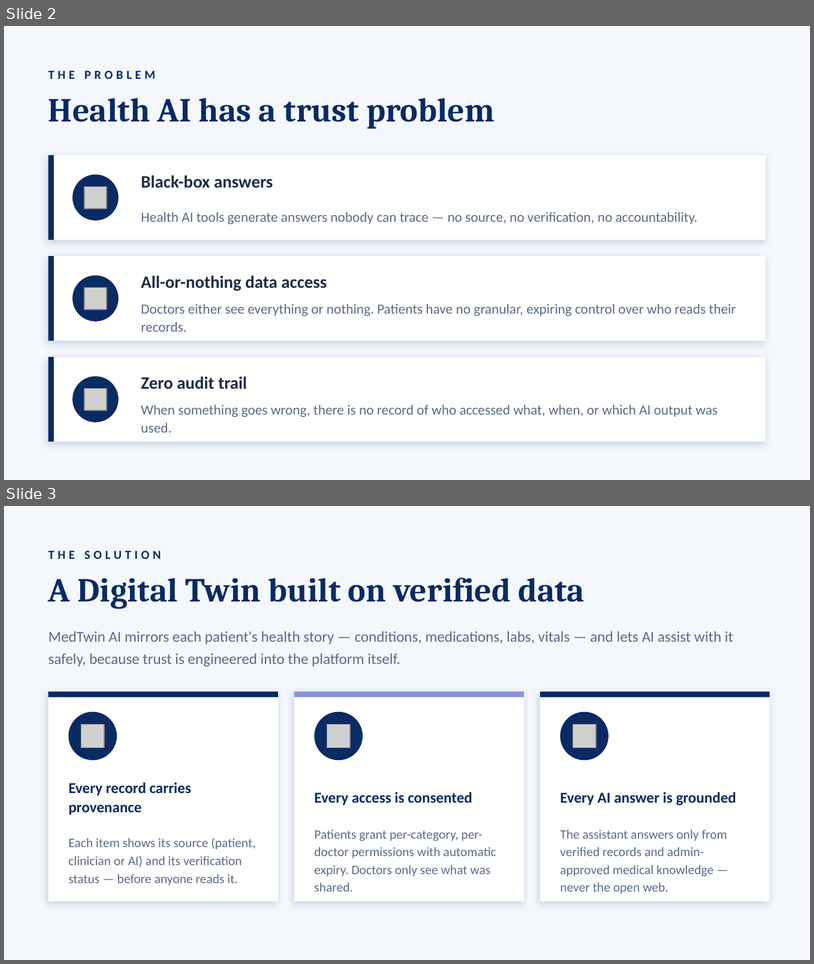
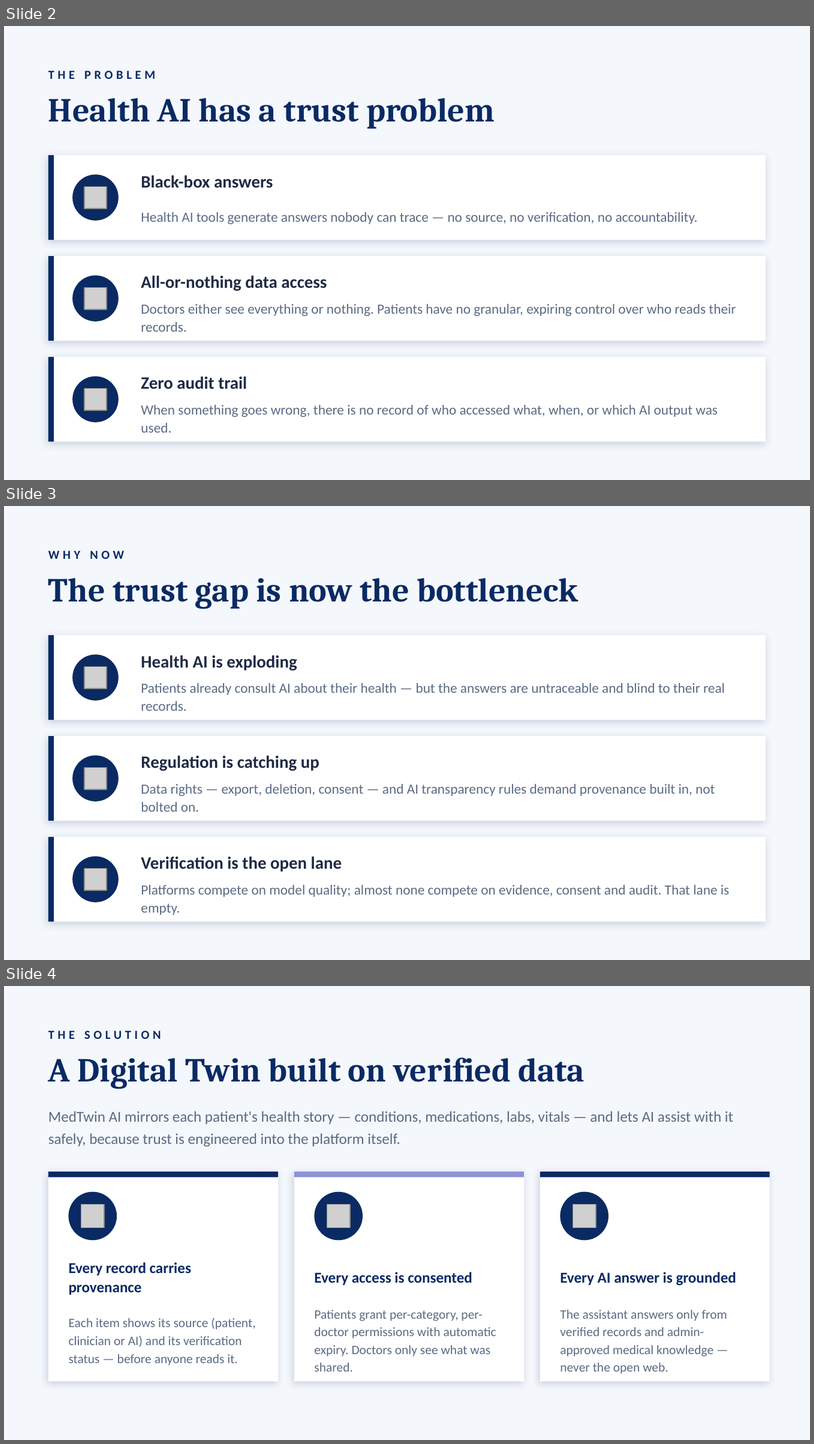
Before and after one commit to simul49/MedTwin-AI, a slide deck: MedTwin-AI-Presentation.pptx. Shown one above the other, each under a label of ours: slides 2 and 3 before the commit, slides 2, 3 and 4 after it. The pictures are 814x964 and 814x1444 pixels, drawn with LibreOffice and Linux fonts; fonts in the diff are those of the drawing; grey boxes stand for pictures. Boxes give left, top, right and bottom in pixels: in the first picture for what was removed or moved away, otherwise in the second. Text is boxed around its words. In the diff, an @@ line names an element or a change of style, - is before the commit and + after.

Commit message:
docs: add prototype slides with live product screenshots (video consult, payments, chat, AI)

```diff
--- a/MedTwin-AI-Presentation.pptx
+++ b/MedTwin-AI-Presentation.pptx
@@ slide 3 added at (4,506,810,960), background #F4F7FC @@
@@ text added at (48,550,124,559), 11 pt, text #0A2A63, bold @@
+WHY NOW
@@ text added at (48,578,578,609), 30 pt, text #0A2A63, bold @@
+The trust gap is now the bottleneck
@@ rectangle added at (48,635,766,720), fill #FFFFFF @@
@@ rectangle added at (48,635,54,720), fill #0A2A63 @@
@@ ellipse added at (72,654,119,700), fill #0A2A63 @@
@@ picture added at (84,666,107,688) @@
@@ text added at (141,655,297,670), 15.5 pt, text #1F2A44, bold @@
+Health AI is exploding
@@ text added at (141,683,725,711), 12.5 pt, text #5B6B85 @@
+Patients already consult AI about their health — but the answers are untraceable and blind to their real records.
@@ rectangle added at (48,736,766,820), fill #FFFFFF @@
@@ rectangle added at (48,736,54,820), fill #0A2A63 @@
@@ ellipse added at (72,755,119,801), fill #0A2A63 @@
@@ text added at (141,755,320,771), 15.5 pt, text #1F2A44, bold @@
+Regulation is catching up
@@ picture added at (84,767,107,789) @@
@@ text added at (141,784,715,811), 12.5 pt, text #5B6B85 @@
+Data rights — export, deletion, consent — and AI transparency rules demand provenance built in, not bolted on.
@@ rectangle added at (48,837,766,921), fill #FFFFFF @@
@@ rectangle added at (48,837,54,921), fill #0A2A63 @@
@@ ellipse added at (72,856,119,902), fill #0A2A63 @@
@@ text added at (141,856,342,871), 15.5 pt, text #1F2A44, bold @@
+Verification is the open lane
@@ picture added at (84,868,107,890) @@
@@ text added at (141,885,729,915), 12.5 pt, text #5B6B85 @@
+Platforms compete on model quality; almost none compete on evidence, consent and audit. That lane is empty.
@@ what was slide 3 is now slide 4 @@
```
Also in this commit, not shown: 4 slides changed, 7 other slides added.
